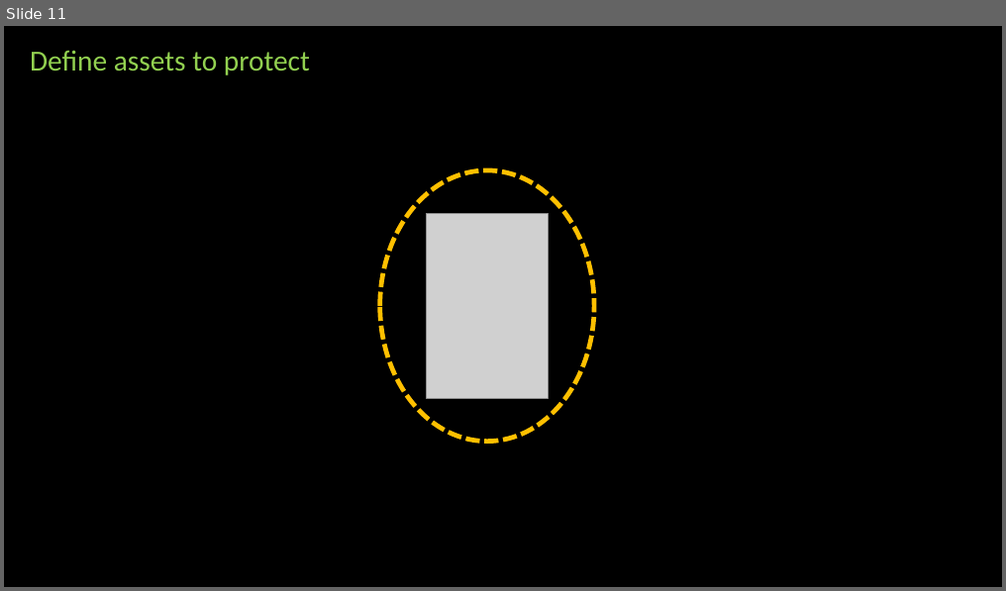
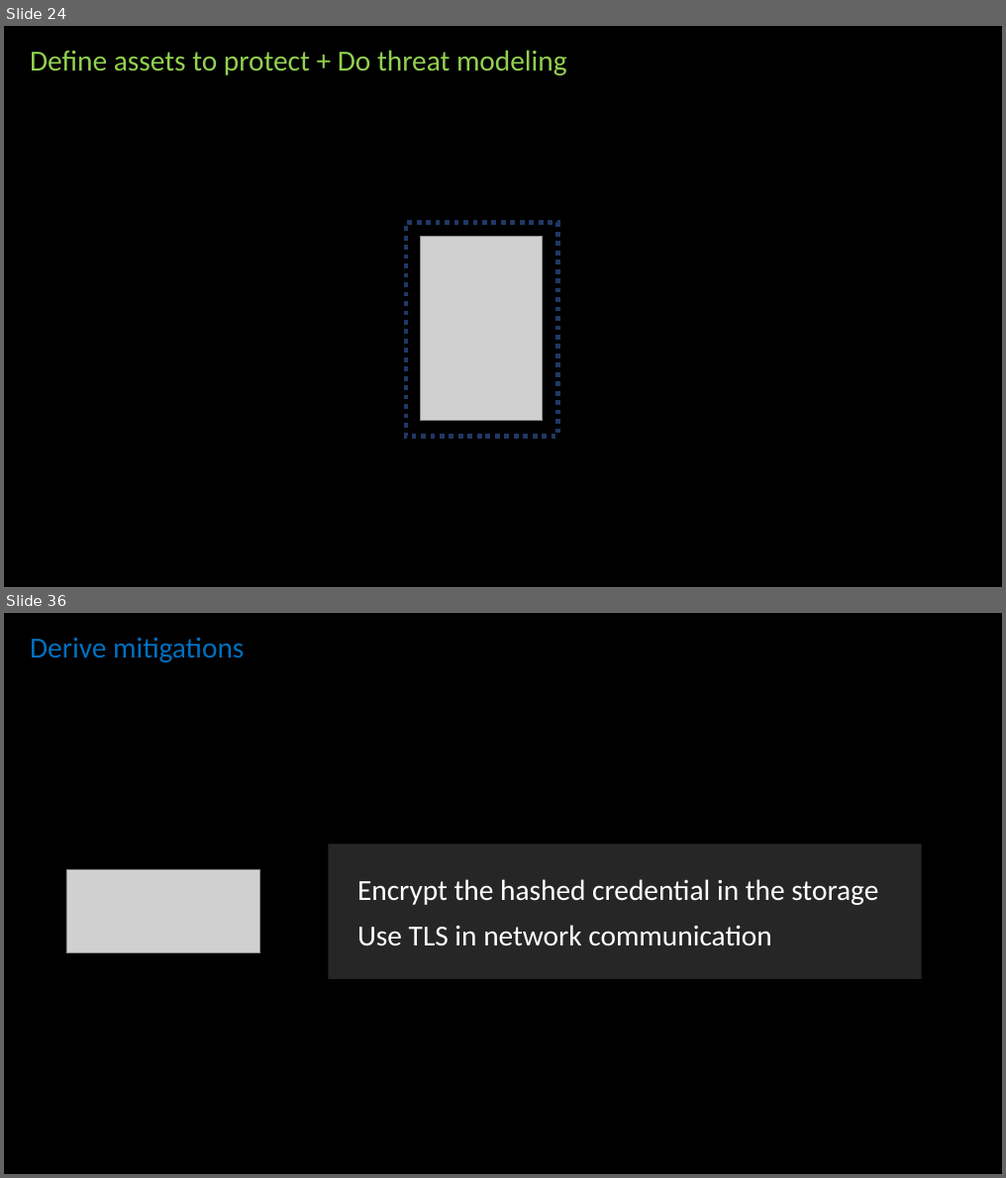
Before and after one commit to prayam/cmu_project_public_bak, a slide deck: docs/phase1_presentation.pptx. Shown one above the other, each under a label of ours: slide 11 before the commit, slides 24 and 36 after it; the slides between them are not shown. The pictures are 1006x591 and 1006x1178 pixels, drawn with LibreOffice and Linux fonts; fonts in the diff are those of the drawing; grey boxes stand for pictures. Boxes give left, top, right and bottom in pixels: in the first picture for what was removed or moved away, otherwise in the second. Text is boxed around its words. In the diff, an @@ line names an element or a change of style, - is before the commit and + after.

```diff
--- a/docs/phase1_presentation.pptx
+++ b/docs/phase1_presentation.pptx
@@ slide 36 added at <box>4,613,1002,1174</box>, background #000000 @@
@@ text added at <box>30,637,244,663</box>, 28 pt, text #0070C0 @@
+Derive mitigations
@@ rectangle added at <box>328,845,922,980</box>, fill #262626, 28 pt, text #FFFFFF @@
+Encrypt the hashed credential in the storage
+Use TLS in network communication
@@ picture added at <box>66,869,259,954</box> @@
@@ what was slide 11 is now slide 24 @@
@@ slide 24 changed as well @@
@@ text at <box>30,50,567,76</box>: text changed @@
-Define assets to protect
+Define assets to protect + Do threat modeling
@@ ellipse removed at <box>380,171,594,442</box> @@
@@ rectangle added at <box>406,223,558,436</box>, outline #203864 4.5 pt dashed @@
@@ picture: place and size @@
-picture at <box>426,214,549,399</box>
+picture at <box>420,236,543,421</box>
```
Also in this commit, not shown: 8 other slides changed, 33 other slides added, 1 other file.
